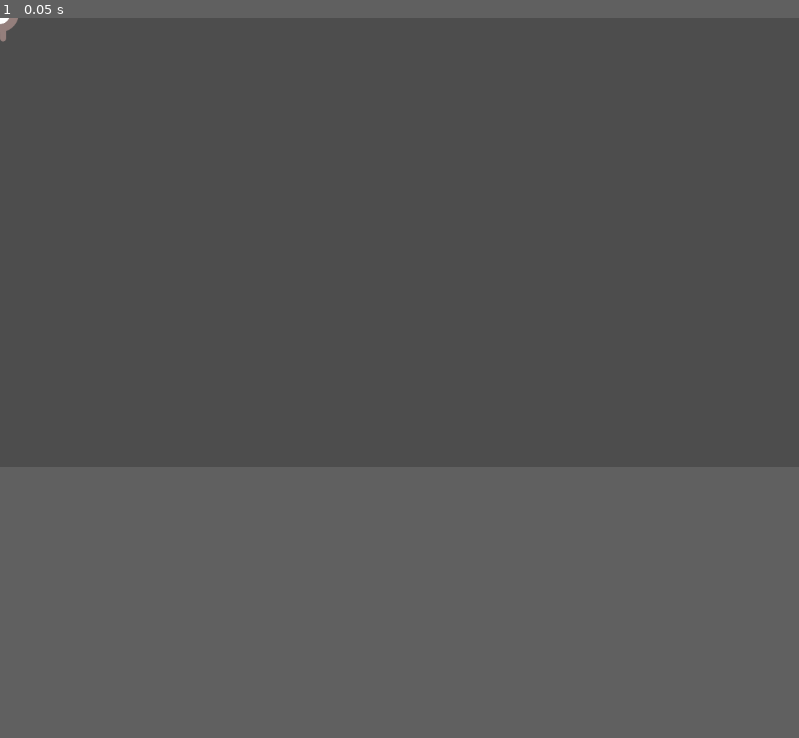
Above: before the commit, frame 1.
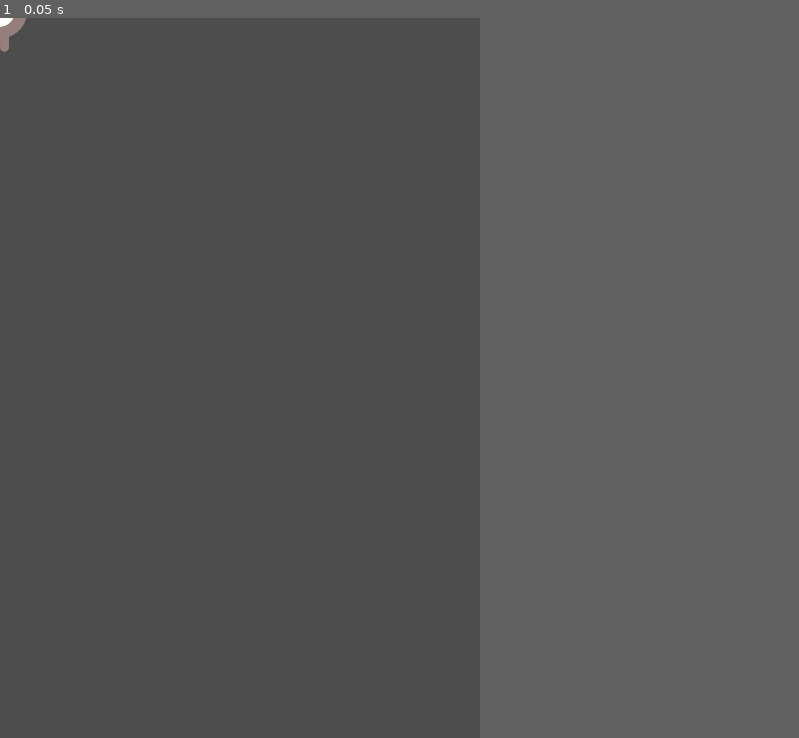
Above: after the commit, the same moment.

Repository: MasterbuilderMS/Our-Game
Game: Godot game, scene res://player.tscn
Two runs of this game, one before a commit and one after it. Both use one fixed random seed, a clock stepped at 60 frames per second and the inputs below. The project has no main scene, so this scene is started directly.
Inputs:
- Up to frame 1 (0.05 s): no input
In our replay, the window is 799x449 before the commit and 480x720 after it. These sizes can differ from the game's own. Grey fills any space a smaller window leaves; there, only what the larger window draws over its background counts as a difference.

The runs differ from the first frame. In frame 1, less than 0.1% of the frame differs, in the area x 0-4%, y 0-5%.

Commit message:
added inputs'

Diff:
--- a/player.tscn
+++ b/player.tscn
@@ -1,7 +1,6 @@
-[gd_scene load_steps=8 format=3 uid="uid://dcwjfpyitpnmq"]
+[gd_scene load_steps=7 format=3 uid="uid://dejwli0ewtxaa"]
 
 [ext_resource type="Texture2D" uid="uid://rb5sjhqt0asb" path="res://art/playerGrey_up1.png" id="1_3x780"]
-[ext_resource type="Script" path="res://player.gd" id="1_ppjdq"]
 [ext_resource type="Texture2D" uid="uid://b61ason5q1kwf" path="res://art/playerGrey_up2.png" id="2_phu85"]
 [ext_resource type="Texture2D" uid="uid://cli4wn7vamdit" path="res://art/playerGrey_walk1.png" id="3_6lsyw"]
 [ext_resource type="Texture2D" uid="uid://dx7kqwptuxc3h" path="res://art/playerGrey_walk2.png" id="4_6xmda"]
@@ -36,7 +35,6 @@
 height = 68.0
 
 [node name="Player" type="Area2D"]
-script = ExtResource("1_ppjdq")
 metadata/_edit_group_ = true
 
 [node name="AnimatedSprite2D" type="AnimatedSprite2D" parent="."]
--- a/project.godot
+++ b/project.godot
@@ -14,6 +14,35 @@
 config/features=PackedStringArray("4.3", "Mobile")
 config/icon="res://icon.svg"
 
+[display]
+
+window/size/viewport_width=480
+window/size/viewport_height=720
+window/stretch/mode="canvas_items"
+
+[input]
+
+move_right={
+"deadzone": 0.5,
+"events": [Object(InputEventKey,"resource_local_to_scene":false,"resource_name":"","device":-1,"window_id":0,"alt_pressed":false,"shift_pressed":false,"ctrl_pressed":false,"meta_pressed":false,"pressed":false,"keycode":0,"physical_keycode":4194321,"key_label":0,"unicode":0,"location":0,"echo":false,"script":null)
+]
+}
+move_left={
+"deadzone": 0.5,
+"events": [Object(InputEventKey,"resource_local_to_scene":false,"resource_name":"","device":-1,"window_id":0,"alt_pressed":false,"shift_pressed":false,"ctrl_pressed":false,"meta_pressed":false,"pressed":false,"keycode":0,"physical_keycode":4194319,"key_label":0,"unicode":0,"location":0,"echo":false,"script":null)
+]
+}
+move_up={
+"deadzone": 0.5,
+"events": [Object(InputEventKey,"resource_local_to_scene":false,"resource_name":"","device":-1,"window_id":0,"alt_pressed":false,"shift_pressed":false,"ctrl_pressed":false,"meta_pressed":false,"pressed":false,"keycode":0,"physical_keycode":4194320,"key_label":0,"unicode":0,"location":0,"echo":false,"script":null)
+]
+}
+move_down={
+"deadzone": 0.5,
+"events": [Object(InputEventKey,"resource_local_to_scene":false,"resource_name":"","device":-1,"window_id":0,"alt_pressed":false,"shift_pressed":false,"ctrl_pressed":false,"meta_pressed":false,"pressed":false,"keycode":0,"physical_keycode":4194322,"key_label":0,"unicode":0,"location":0,"echo":false,"script":null)
+]
+}
+
 [rendering]
 
 renderer/rendering_method="mobile"
